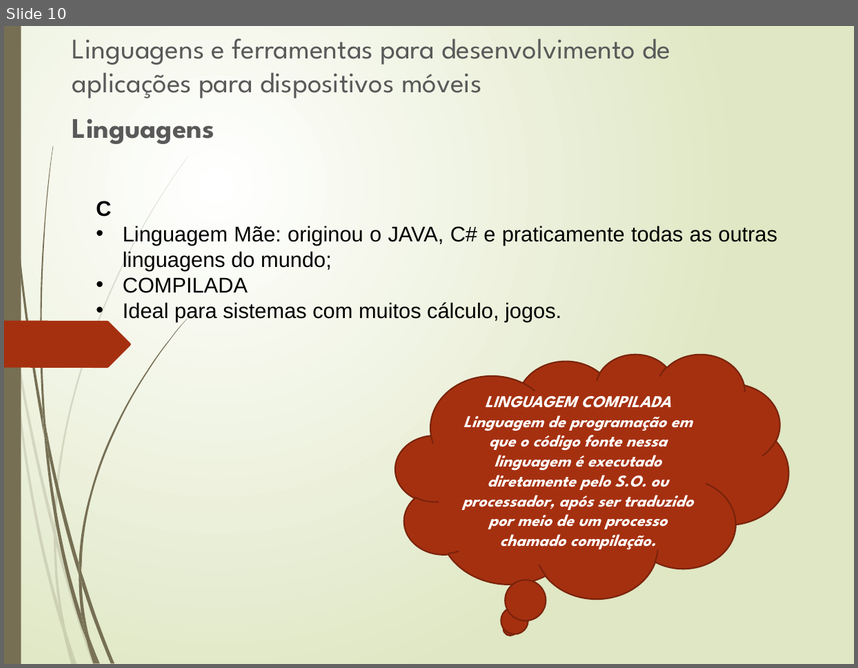
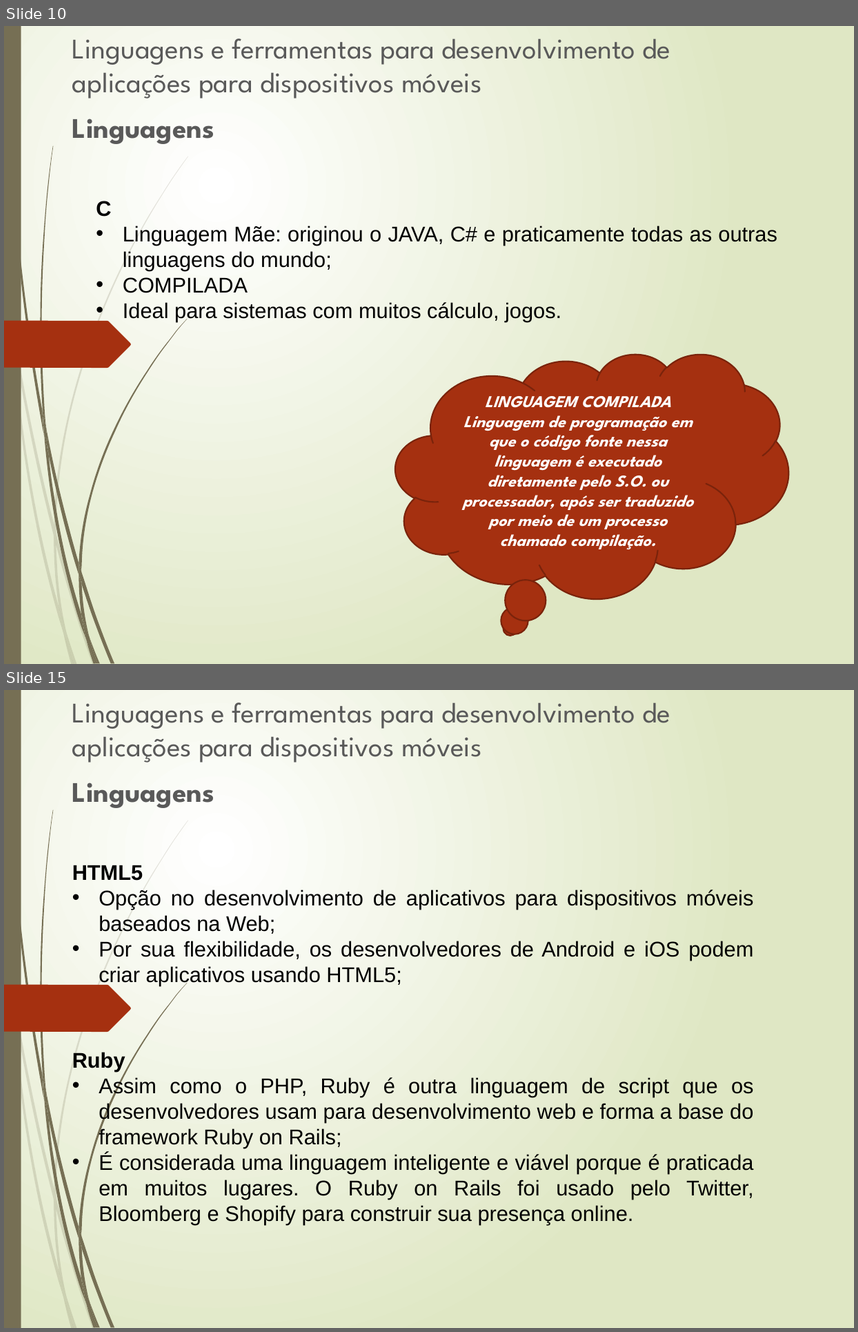
Before and after one commit to JBCFurtado/Mobile, a slide deck: Desenvolvimento para Dispositivos Móveis I/Aula_Disp_Móveis.pptx. Shown one above the other, each under a label of ours: slide 10 before the commit, slides 10 and 15 after it; the slides between them are not shown. The pictures are 858x668 and 858x1332 pixels, drawn with LibreOffice and Linux fonts; fonts in the diff are those of the drawing. Boxes give left, top, right and bottom in pixels: in the first picture for what was removed or moved away, otherwise in the second. Text is boxed around its words. In the diff, an @@ line names an element or a change of style, - is before the commit and + after.

```diff
--- a/Desenvolvimento para Dispositivos Móveis I/Aula_Disp_Móveis.pptx
+++ b/Desenvolvimento para Dispositivos Móveis I/Aula_Disp_Móveis.pptx
@@ slide 15 added at box(4, 690, 854, 1328), background gradient #FFFFFF to #DFE8C4; not listed: 24 template elements that a slide beside it also shows @@
@@ text added at box(72, 702, 671, 808), 24 pt, text #595959 @@
+Linguagens e ferramentas para desenvolvimento de aplicações para dispositivos móveis
+Linguagens
@@ text added at box(72, 865, 754, 986), 18 pt, text #000000 @@
+HTML5
+• Opção no desenvolvimento de aplicativos para dispositivos móveis baseados na Web;
+• Por sua flexibilidade, os desenvolvedores de Android e iOS podem criar aplicativos usando HTML5;
@@ text added at box(72, 1052, 754, 1224), 18 pt, text #000000 @@
+Ruby
+• Assim como o PHP, Ruby é outra linguagem de script que os desenvolvedores usam para desenvolvimento web e forma a base do framework Ruby on Rails;
+• É considerada uma linguagem inteligente e viável porque é praticada em muitos lugares. O Ruby on Rails foi usado pelo Twitter, Bloomberg e Shopify para construir sua presença online.
```
Also in this commit, not shown: 1 slide changed, 12 other slides added.
